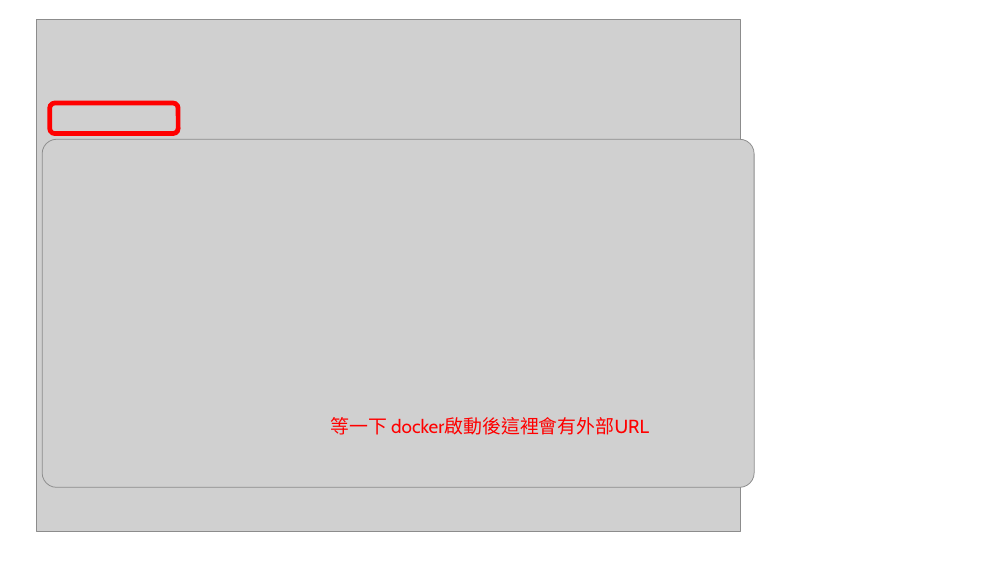
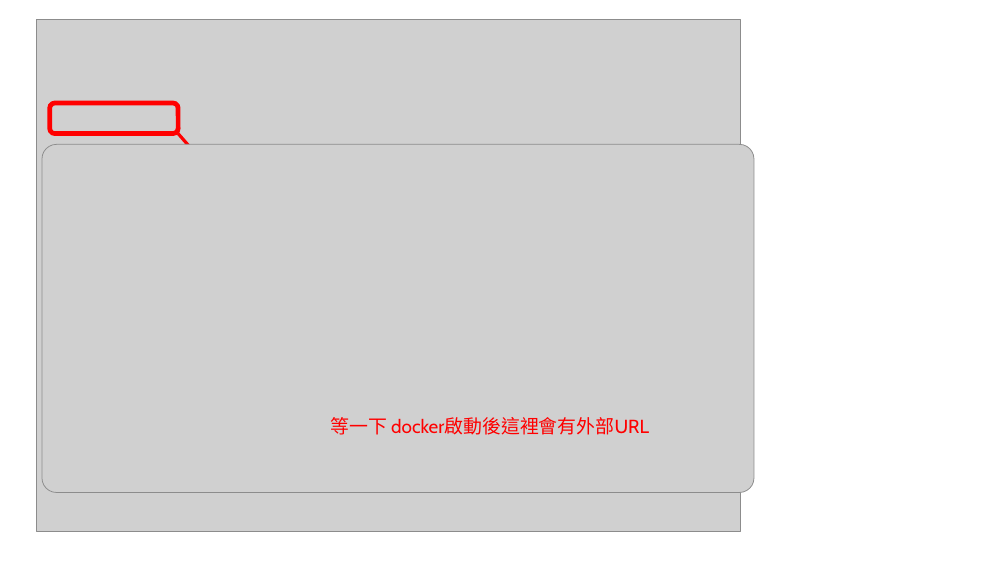
Before and after one commit to LuarnAI/Local_Docker_ngrok_n8n_Ollama_gpt-oss, a slide deck: slide 6 of localLLMn8n.pptx. Drawn at 1008x567 pixels with LibreOffice and Linux fonts; fonts in the diff are those of the drawing; grey boxes stand for pictures. Boxes give left, top, right and bottom in pixels: in the first picture for what was removed or moved away, otherwise in the second. Text is boxed around its words. In the diff, an @@ line names an element or a change of style, - is before the commit and + after.

```diff
--- a/localLLMn8n.pptx
+++ b/localLLMn8n.pptx
@@ picture: place and size @@
-picture at [42, 139, 755, 487]
+picture at [42, 144, 755, 492]
@@ arrow added from (178, 134) to (415, 405), #FF0000 3 pt @@
```
Also in this commit, not shown: 3 other slides changed, 1 slide added, 1 slide removed.
